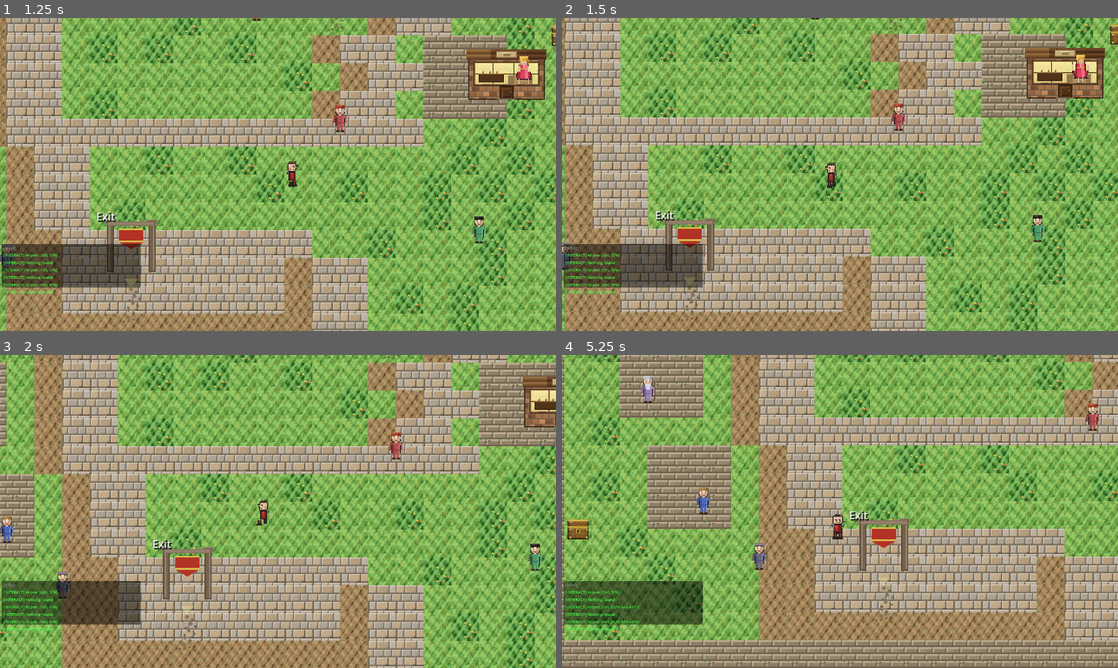
Above: before the commit, frames 1-4 (two rows, left to right).
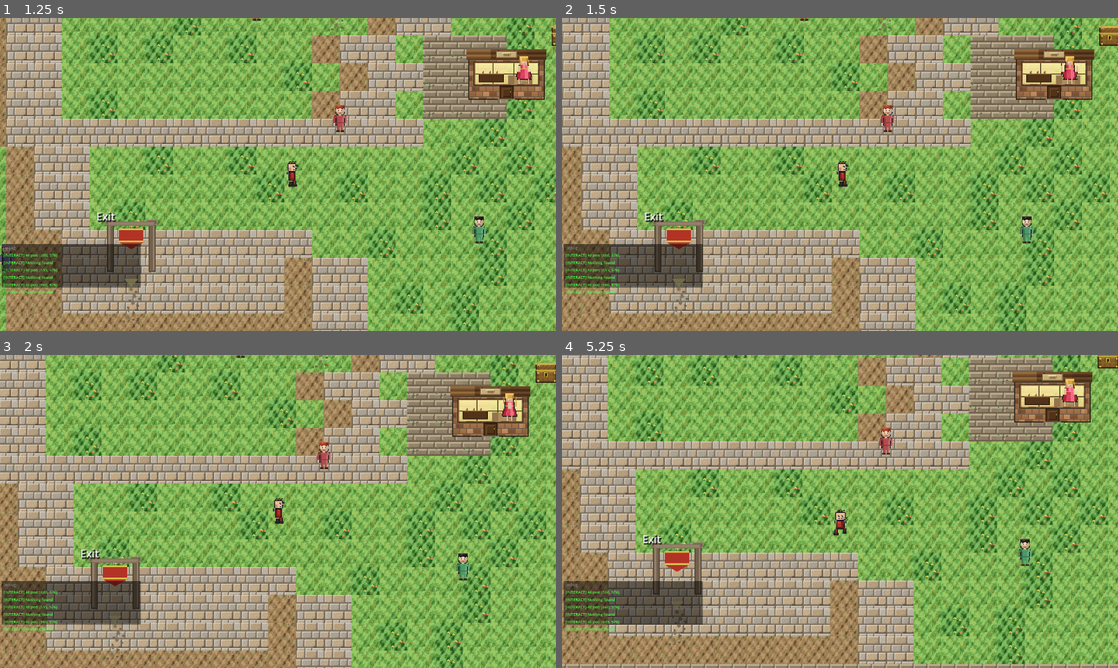
Above: after the commit, the same moments.

Repository: struktured-labs/cowardly-irregular
Game: Godot game, scene res://src/maps/villages/HarmoniaVillage.tscn
The game is run twice, just before and just after one commit, with the same random seed, the same clock (stepped at 60 frames per second) and the same inputs. This scene is started directly instead of the project's main scene.
Inputs (mouse positions are in pixels of both pictures, inside the frame that each line leads up to):
- Up to frame 1 (1.25 s): tap Enter at 0.5 s; move the mouse to (400, 158) at 0.52 s; hold Right (ui_right) from 0.53 s (still down); hold R (battle_advance) from 0.53 s (still down); click (400, 158) at 0.67 s; tap Z (ui_accept) at 0.77, 1.07 s
- Up to frame 2 (1.5 s): release Right (ui_right) at 1.25 s; release R (battle_advance) at 1.25 s; drag from (728, 190) to (695, 271) at 1.27 s
- Up to frame 3 (2 s): no input
- Up to frame 4 (5.25 s): move the mouse to (895, 442) at 2.02 s; hold Right (ui_right) 2.03-2.75 s; hold Tab (battle_toggle_auto) 2.03-2.75 s; drag from (812, 574) to (1067, 414) at 2.77 s; move the mouse to (1006, 558) at 3.52 s; hold Left (ui_left) 3.53-4.25 s; tap E (camera_rotate_right) at 3.6 s; tap Z (ui_accept) at 3.77, 4.07 s; drag from (673, 464) to (662, 555) at 4.27 s; move the mouse to (867, 511) at 5.02 s; hold Down (ui_down) from 5.03 s (still down); tap Alt at 5.1 s; click (867, 511) at 5.17 s

Frame 1 is identical in both runs. In frame 2, 59% of the frame differs, in the area x 0-100%, y 0-100%; in frame 3, 76%; in frame 4, 87%.

Commit message:
fix: strip _physics_process to bare minimum
Removed ALL added complexity: rotation input correction, 8-dir snap,
click-to-move, safety timers, frozen timer. Bare minimum remains:
  input → normalized → velocity → move_and_slide

No rotation compensation, no click-to-move, no safety logic.
Get basic movement solid first, add features back one at a time.

Co-Authored-By: Claude Opus 4.6 (1M context) <noreply@anthropic.com>

Diff:
--- a/src/exploration/OverworldPlayer.gd
+++ b/src/exploration/OverworldPlayer.gd
@@ -203,9 +203,6 @@
 var _use_custom_colors: bool = false
 
 
-var _frozen_timer: float = 0.0
-const FROZEN_SAFETY_TIMEOUT: float = 3.0
-
 func _ready() -> void:
 	# FLOATING mode for top-down — enables wall sliding in all directions
 	# (default GROUNDED mode is for platformers and causes stuck-on-edges)
@@ -237,18 +234,11 @@
 
 func _physics_process(delta: float) -> void:
 	if not can_move:
+		velocity = Vector2.ZERO
 		is_moving = false
-		# Safety: if frozen for too long (battle didn't start, signal dropped),
-		# force movement back on to prevent permanent freeze
-		_frozen_timer += delta
-		if _frozen_timer > FROZEN_SAFETY_TIMEOUT:
-			can_move = true
-			_frozen_timer = 0.0
-			print("[PLAYER] Safety timeout — re-enabled movement after %.1fs freeze" % FROZEN_SAFETY_TIMEOUT)
 		return
-	_frozen_timer = 0.0
-
-	# Get input direction — simple and reliable, no suppression
+
+	# BARE MINIMUM: input → velocity → move_and_slide. Nothing else.
 	var input_dir = Vector2.ZERO
 	if Input.is_action_pressed("ui_left"):
 		input_dir.x -= 1
@@ -259,43 +249,16 @@
 	if Input.is_action_pressed("ui_down"):
 		input_dir.y += 1
 
-	# Rotate input to match Mode 7 camera direction
-	if input_dir != Vector2.ZERO and Mode7Overlay.camera_angle != 0.0:
-		input_dir = input_dir.rotated(Mode7Overlay.camera_angle)
-		# Snap to nearest 8-direction to prevent continuous sliding
-		var angle = input_dir.angle()
-		angle = round(angle / (PI / 4.0)) * (PI / 4.0)
-		input_dir = Vector2.from_angle(angle)
-
-	# Keyboard/gamepad cancels click-to-move
-	if input_dir != Vector2.ZERO:
-		_moving_to_click = false
-
-	# Click-to-move fallback when no keyboard input
-	if input_dir == Vector2.ZERO and _moving_to_click:
-		var to_target = _click_target - global_position
-		var arrive_dist = INTERACT_ARRIVE_DIST if _interact_on_arrival else CLICK_ARRIVE_DIST
-		if to_target.length() < arrive_dist:
-			_moving_to_click = false
-			if _interact_on_arrival:
-				_interact_on_arrival = false
-				interaction_requested.emit()
-		else:
-			input_dir = to_target.normalized()
-
 	if input_dir != Vector2.ZERO:
 		input_dir = input_dir.normalized()
-		# Instant velocity — no acceleration ramp, no slippery feel
 		velocity = input_dir * move_speed
 		is_moving = true
 
-		# Update facing direction (prioritize horizontal for diagonal)
 		if abs(input_dir.x) > abs(input_dir.y):
 			current_direction = Direction.LEFT if input_dir.x < 0 else Direction.RIGHT
 		else:
 			current_direction = Direction.UP if input_dir.y < 0 else Direction.DOWN
 	else:
-		# Instant stop — no deceleration slide
 		velocity = Vector2.ZERO
 		is_moving = false
 
